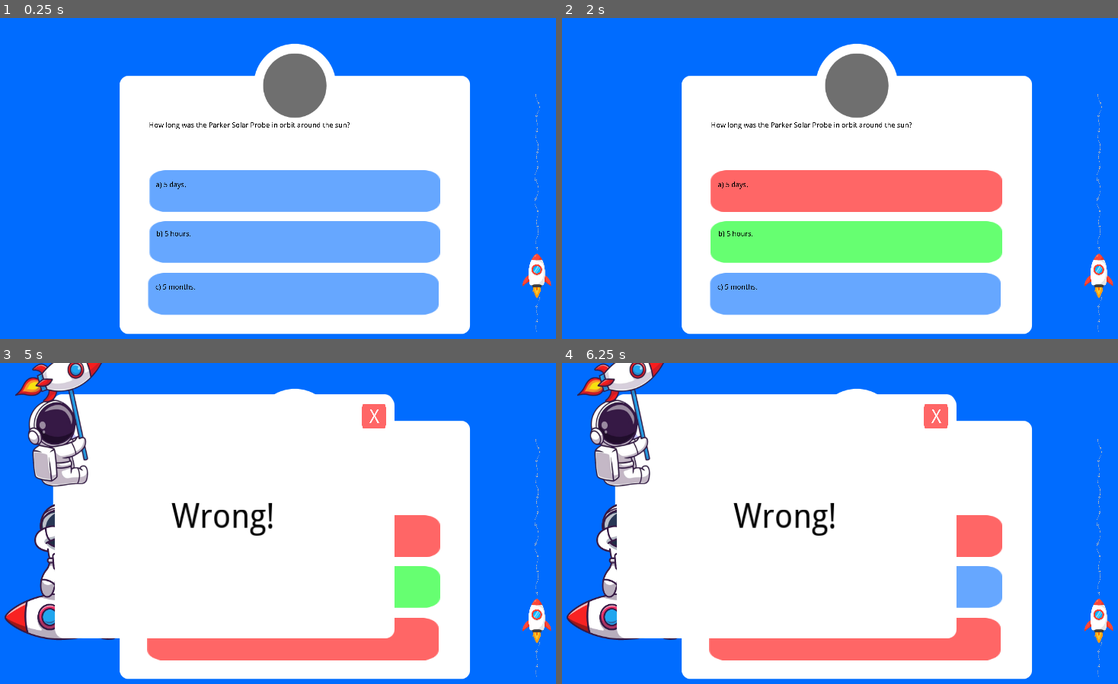
Above: before the commit, frames 1-4 (two rows, left to right).
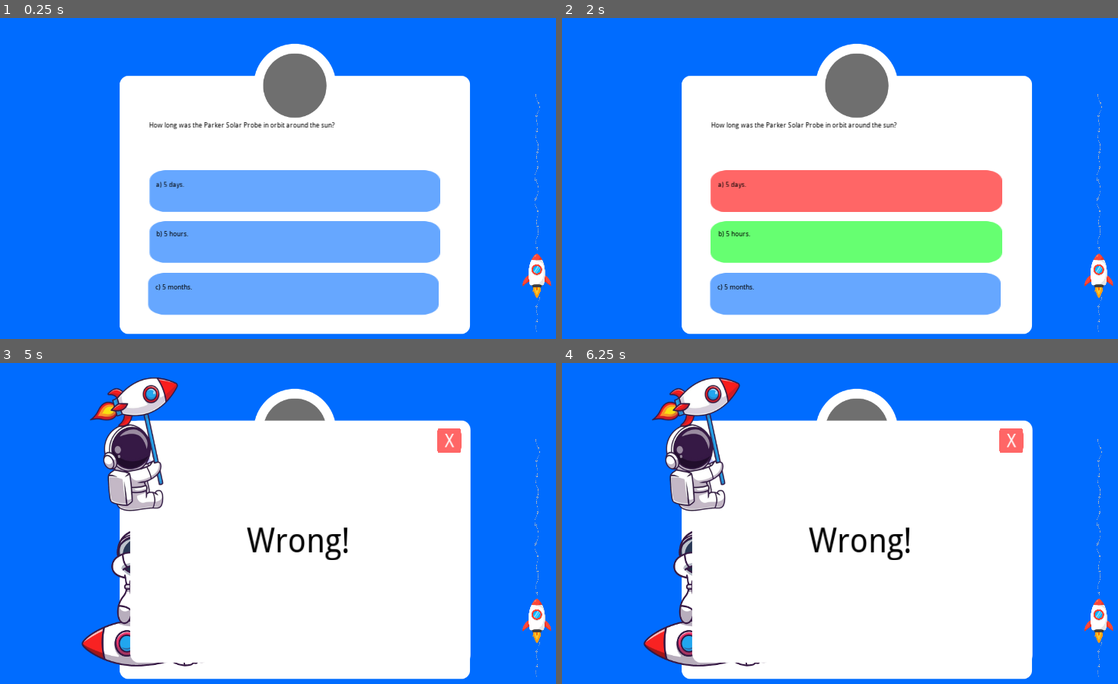
Above: after the commit, the same moments.

Repository: abraaofilho10/ToTheSunAndBeyond
Game: Godot game, scene res://Main.tscn
Same seed, same stepped clock (60 frames per second), same inputs: the game is played once before the commit and once after it.
Inputs (mouse positions are in pixels of both pictures, inside the frame that each line leads up to):
- Up to frame 1 (0.25 s): no input
- Up to frame 2 (2 s): click (856, 191) at 0.5 s; click (856, 242) at 1.25 s
- Up to frame 3 (5 s): click (294, 639) at 2 s; click (294, 536) at 2.75 s; click (294, 587) at 3.5 s; click (294, 639) at 4.25 s
- Up to frame 4 (6.25 s): click (856, 536) at 5 s; click (856, 587) at 5.75 s

The runs differ from the first frame. In frame 1, 0.6% of the frame differs, in the area x 26-63%, y 32-85%; in frame 2, 0.6%; in frame 3, 27%; in frame 4, 27%, in the area x 0-85%, y 0-95%.

Commit message:
Font fix, screen fix

Diff:
--- a/Main.tscn
+++ b/Main.tscn
@@ -33,6 +33,13 @@
 questions = [ ExtResource( 12 ), ExtResource( 13 ), ExtResource( 4 ), ExtResource( 10 ), ExtResource( 11 ), ExtResource( 14 ), ExtResource( 18 ), ExtResource( 22 ), ExtResource( 17 ), ExtResource( 15 ), ExtResource( 19 ), ExtResource( 20 ), ExtResource( 16 ), ExtResource( 21 ) ]
 
 [sub_resource type="DynamicFont" id=13]
+size = 60
+use_mipmaps = true
+use_filter = true
+font_data = ExtResource( 24 )
+
+[sub_resource type="DynamicFont" id=14]
+size = 60
 use_mipmaps = true
 use_filter = true
 font_data = ExtResource( 24 )
@@ -85,15 +92,16 @@
 [node name="lblNext" type="Label" parent="."]
 visible = false
 modulate = Color( 0, 0, 0, 1 )
-margin_left = 1193.5
-margin_top = 613.5
-margin_right = 1243.5
-margin_bottom = 653.5
-rect_scale = Vector2( 4, 4 )
+margin_left = 1158.0
+margin_top = 612.0
+margin_right = 1246.0
+margin_bottom = 688.0
 size_flags_horizontal = 0
 size_flags_vertical = 0
 custom_fonts/font = SubResource( 13 )
 text = ">"
+align = 1
+valign = 1
 autowrap = true
 
 [node name="btnPrevious" type="TextureButton" parent="."]
@@ -108,15 +116,16 @@
 [node name="lblPrevious" type="Label" parent="."]
 visible = false
 modulate = Color( 0, 0, 0, 1 )
-margin_left = 115.833
-margin_top = 621.667
-margin_right = 165.833
-margin_bottom = 661.667
-rect_scale = Vector2( 4, 4 )
-size_flags_horizontal = 0
-size_flags_vertical = 0
-custom_fonts/font = SubResource( 13 )
+margin_left = 91.0
+margin_top = 621.0
+margin_right = 179.0
+margin_bottom = 697.0
+size_flags_horizontal = 0
+size_flags_vertical = 0
+custom_fonts/font = SubResource( 14 )
 text = "<"
+align = 1
+valign = 1
 autowrap = true
 
 [node name="lblQuestion" type="Label" parent="."]
@@ -198,20 +207,20 @@
 visible = false
 anchor_right = 0.0
 anchor_bottom = 0.0
-margin_left = 33.3333
-margin_top = 68.3333
-margin_right = 33.3333
-margin_bottom = 68.3333
+margin_left = 202.0
+margin_top = 126.0
+margin_right = 202.0
+margin_bottom = 126.0
 rect_scale = Vector2( 0.98, 1.059 )
 
 [node name="PopUpWrong" parent="." instance=ExtResource( 6 )]
 visible = false
 anchor_right = 0.0
 anchor_bottom = 0.0
-margin_left = 55.8333
-margin_top = -23.3333
-margin_right = 55.8333
-margin_bottom = -23.3333
+margin_left = 221.0
+margin_top = 31.0
+margin_right = 221.0
+margin_bottom = 31.0
 rect_scale = Vector2( 0.978, 1.051 )
 
 [node name="History" parent="." instance=ExtResource( 27 )]
--- a/fonts/default_dynamicfontdata.tres
+++ b/fonts/default_dynamicfontdata.tres
@@ -1,5 +1,4 @@
 [gd_resource type="DynamicFontData" format=2]
 
 [resource]
-override_oversampling = 3.0
 font_path = "res://fonts/DroidSans.ttf"
Not shown: 1 places in Main.tscn that only renumber resources
